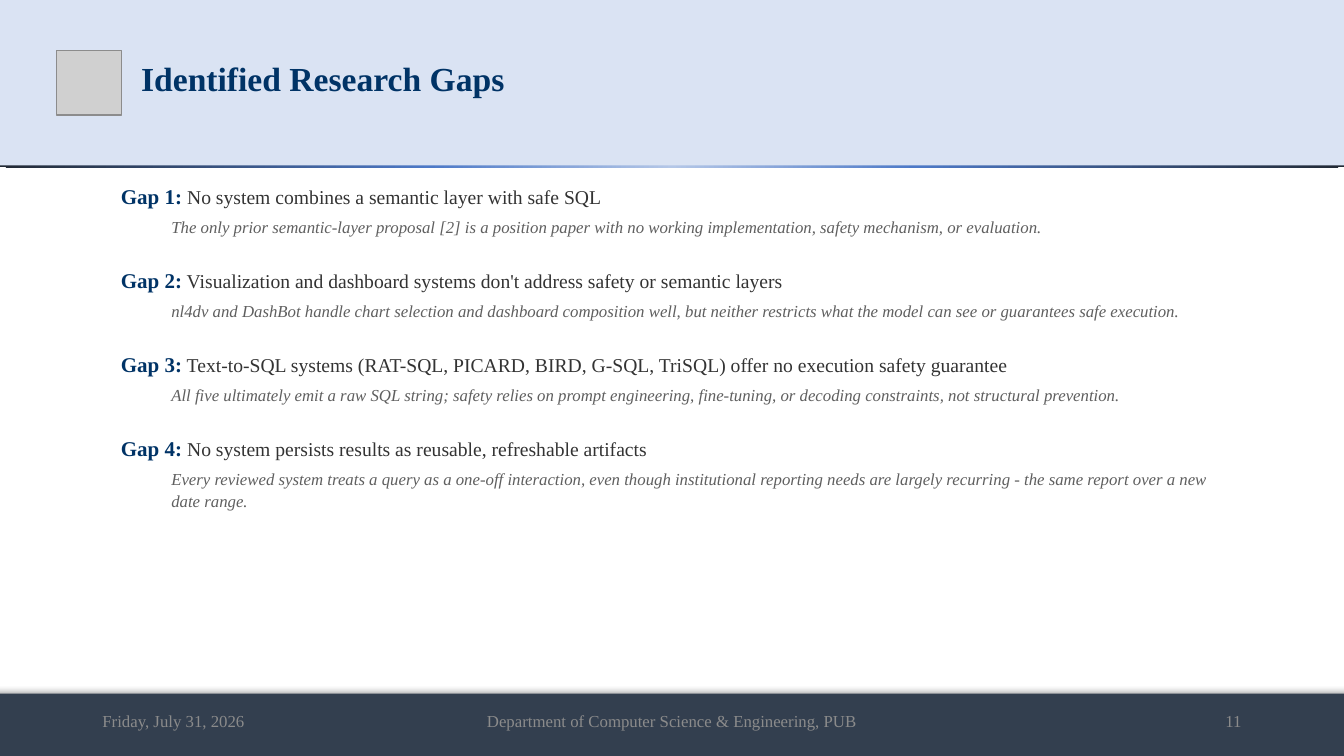
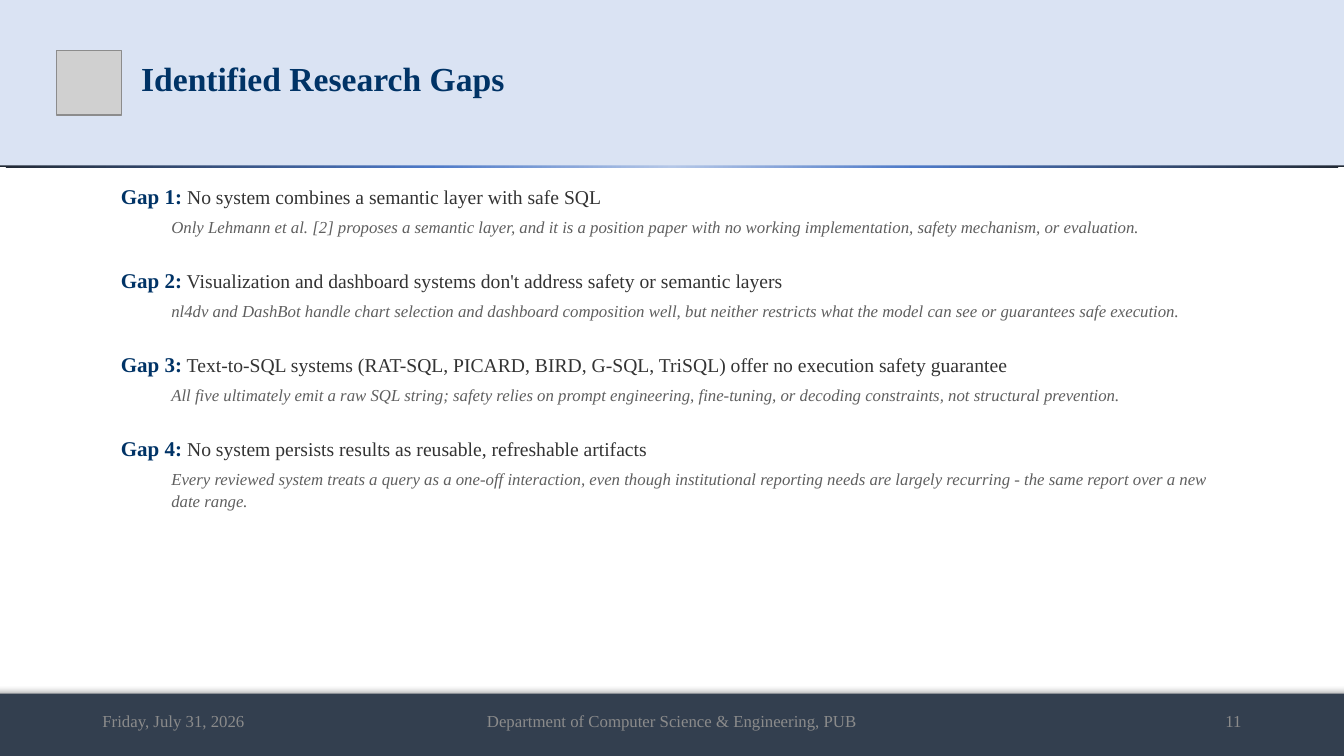
Before and after one commit to md-riaz/AEGIS-Research, a slide deck: slide 11 of docs/scripts/Md_Riaz_Mid_Defense_Final_0322310105101024.pptx. Drawn at 1344x756 pixels with LibreOffice and Linux fonts; fonts in the diff are those of the drawing; grey boxes stand for pictures. Boxes give left, top, right and bottom in pixels: in the first picture for what was removed or moved away, otherwise in the second. Text is boxed around its words. In the diff, an @@ line names an element or a change of style, - is before the commit and + after.

```diff
--- a/docs/scripts/Md_Riaz_Mid_Defense_Final_0322310105101024.pptx
+++ b/docs/scripts/Md_Riaz_Mid_Defense_Final_0322310105101024.pptx
@@ text at (171,221,1139,237): text changed @@
-The only prior semantic-layer proposal [2] is a position paper with no working implementation, safety mechanism, or evaluation.
+Only Lehmann et al. [2] proposes a semantic layer, and it is a position paper with no working implementation, safety mechanism, or evaluation.
```
Also in this commit, not shown: 2 other slides changed, 1 other file.
